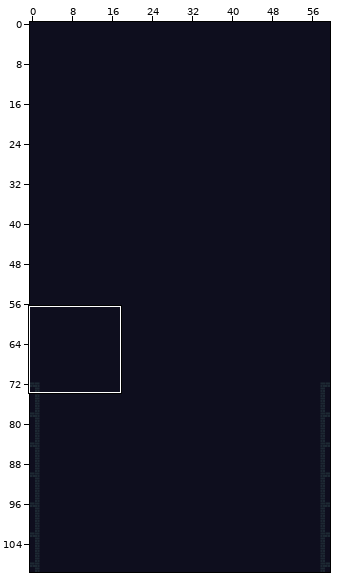
Two versions of a level (Tiled map, assets/tilemaps/tilemap_v2.tmx). Above: a wide view before the commit, with the close-up outlined.
Close-up. Before:
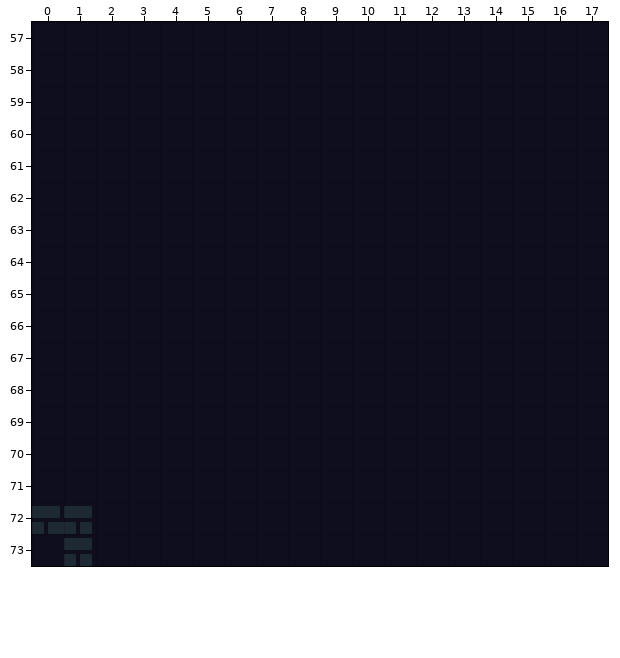
Cells are 8x8 px. Shown: x 0..17, y 57..73. The commit also changed other parts of the map, which this record leaves out.
After:
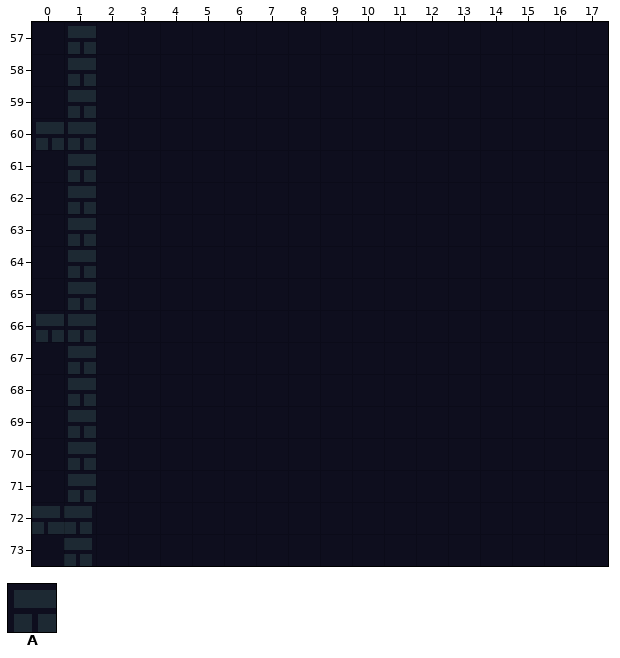
Key: from "tileset_v2": A 900.
_ is an empty cell.
Changes in this commit:
Layer "Collision/Buildings":
The author put tile A in rows 57 to 59 at x 1; in row 60 at x 0 to 1; in rows 61 to 65 at x 1; in row 66 at x 0 to 1; in rows 67 to 71 at x 1.
